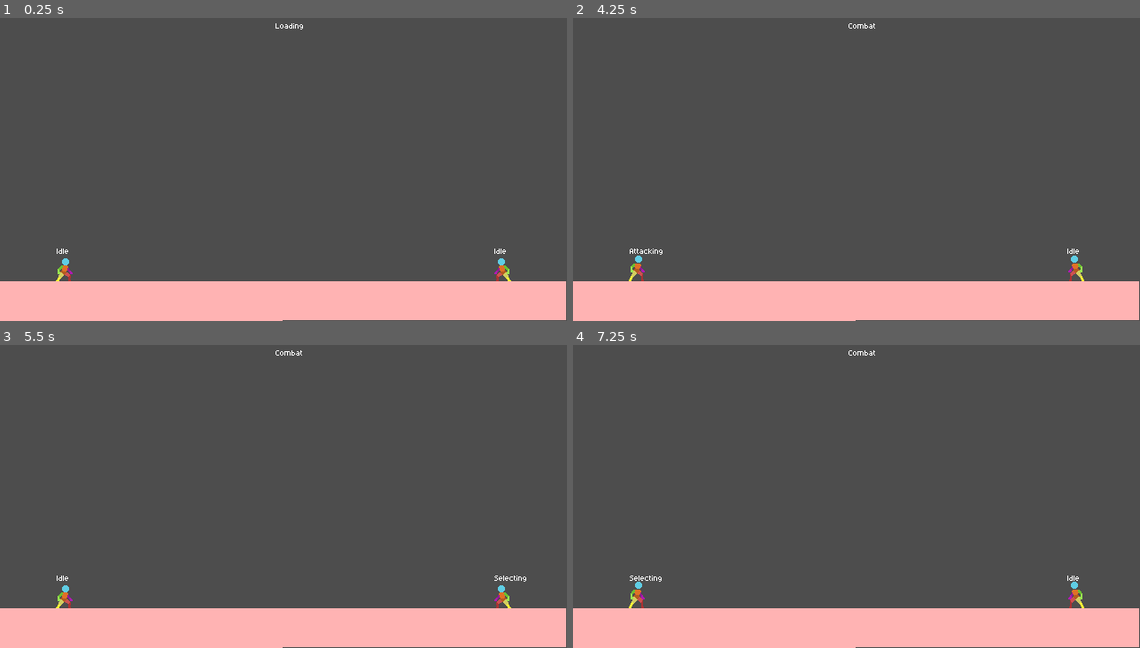
Above: before the commit, frames 1-4 (two rows, left to right).
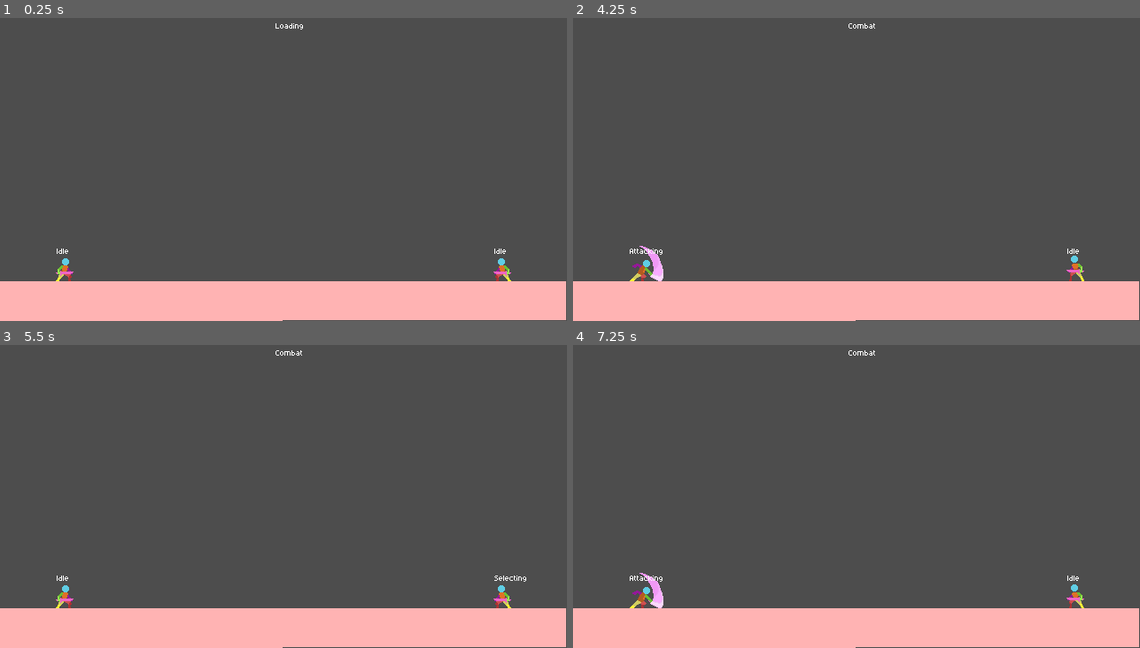
Above: after the commit, the same moments.

Repository: MasonHall9987/TTYD
Game: Godot game, scene res://scenes/combat/stage/stage.tscn
Same seed, same stepped clock (60 frames per second), same inputs: the game is played once before the commit and once after it. The project has no main scene, so this scene is started directly.
Inputs (mouse positions are in pixels of both pictures, inside the frame that each line leads up to):
- Up to frame 1 (0.25 s): no input
- Up to frame 2 (4.25 s): tap Enter at 0.5 s; move the mouse to (981, 145) at 0.52 s; hold D 0.53-1.28 s; tap Shift at 0.6 s; click (981, 145) at 0.67 s; tap Space at 0.77, 1.52, 3.02, 3.77 s; move the mouse to (743, 178) at 1.27 s; hold S 1.28-2.03 s; tap J at 1.35 s; move the mouse to (913, 90) at 2.02 s; hold D 2.03-2.78 s; tap L at 2.1 s; move the mouse to (828, 227) at 2.77 s; hold W 2.78-3.53 s; tap I at 2.85 s; click (828, 227) at 2.92 s; move the mouse to (1026, 208) at 3.52 s; hold A from 3.53 s (still down); tap K at 3.6 s
- Up to frame 3 (5.5 s): move the mouse to (113, 441) at 4.27 s; tap Q at 4.35 s; tap Space at 4.52 s; move the mouse to (311, 490) at 5.02 s; release A at 5.03 s; hold S from 5.03 s (still down); tap E at 5.1 s; click (311, 490) at 5.17 s
- Up to frame 4 (7.25 s): move the mouse to (771, 408) at 5.77 s; release S at 5.78 s; hold D 5.78-6.53 s; tap U at 5.85 s; tap Space at 6.02, 6.77 s; move the mouse to (981, 472) at 6.52 s; hold W from 6.53 s (still down); tap O at 6.6 s

The runs differ from the first frame. In frame 1, less than 0.1% of the frame differs, in the area x 9-91%, y 83-86%; in frame 2, 0.4%; in frame 3, less than 0.1%; in frame 4, 0.5%, in the area x 9-91%, y 75-87%.

Commit message:
Add attacking animation and play logic to battler; update idle state to await animation completion

Diff:
--- a/scenes/combat/battlers/attacking.gd
+++ b/scenes/combat/battlers/attacking.gd
@@ -4,6 +4,6 @@
 # Called when the node enters the scene tree for the first time.
 @warning_ignore("unused_parameter")
 func enter(previous_state_path: String, data := {}) -> void:
-	await delay(1.0)
+	await battler.play_animation("attacking")
 	battler.finished_attacking.emit()
 	finished.emit(IDLE, {})
--- a/scenes/combat/battlers/battler.tscn
+++ b/scenes/combat/battlers/battler.tscn
@@ -1,10 +1,12 @@
-[gd_scene load_steps=14 format=3 uid="uid://x35o1i6nqkpq"]
+[gd_scene load_steps=17 format=3 uid="uid://x35o1i6nqkpq"]
 
 [ext_resource type="Script" uid="uid://cn11fey64tfqw" path="res://scripts/combat/battler/battler.gd" id="1_o257m"]
 [ext_resource type="Texture2D" uid="uid://uxcd0f8ng60o" path="res://assets/visual/characters/2D-Pixel-Art-Character-Template/Idle/player_idle.png" id="2_6ul23"]
 [ext_resource type="Resource" uid="uid://c4gehjotk1t4g" path="res://resources/combat/battler.tres" id="2_mwk58"]
 [ext_resource type="Script" uid="uid://blj0qpfjdcneh" path="res://scripts/combat/battler/states/battler_state.gd" id="4_11srk"]
+[ext_resource type="Texture2D" uid="uid://c3o68anwh0q6n" path="res://assets/visual/characters/2D-Pixel-Art-Character-Template/Sword Idle/Player Sword Idle 48x48.png" id="4_bbm73"]
 [ext_resource type="PackedScene" uid="uid://b12b5hj5534k2" path="res://scenes/state_machine.tscn" id="4_c1480"]
+[ext_resource type="Texture2D" uid="uid://v38tq1yym5bc" path="res://assets/visual/characters/2D-Pixel-Art-Character-Template/Sword Attack/player sword atk 64x64.png" id="4_trby3"]
 [ext_resource type="Script" uid="uid://cx5jdq3eej26w" path="res://scripts/combat/battler/states/idle.gd" id="5_c1480"]
 [ext_resource type="PackedScene" uid="uid://dhcpl46y7syx7" path="res://scenes/sate-label.tscn" id="5_mwk58"]
 [ext_resource type="Script" uid="uid://udtdfjo631b7" path="res://scenes/combat/battlers/selecting.gd" id="6_2cboi"]
@@ -35,6 +37,30 @@
 "transitions": PackedFloat32Array(1),
 "update": 0,
 "values": [1.0]
+}
+tracks/2/type = "value"
+tracks/2/imported = false
+tracks/2/enabled = true
+tracks/2/path = NodePath("Sprite2D:texture")
+tracks/2/interp = 1
+tracks/2/loop_wrap = true
+tracks/2/keys = {
+"times": PackedFloat32Array(0),
+"transitions": PackedFloat32Array(1),
+"update": 1,
+"values": [ExtResource("2_6ul23")]
+}
+tracks/3/type = "value"
+tracks/3/imported = false
+tracks/3/enabled = true
+tracks/3/path = NodePath("Sprite2D:hframes")
+tracks/3/interp = 1
+tracks/3/loop_wrap = true
+tracks/3/keys = {
+"times": PackedFloat32Array(0),
+"transitions": PackedFloat32Array(1),
+"update": 1,
+"values": [10]
 }
 
 [sub_resource type="Animation" id="Animation_o257m"]
@@ -65,10 +91,87 @@
 "update": 0,
 "values": [0.5]
 }
+tracks/2/type = "value"
+tracks/2/imported = false
+tracks/2/enabled = true
+tracks/2/path = NodePath("Sprite2D:texture")
+tracks/2/interp = 1
+tracks/2/loop_wrap = true
+tracks/2/keys = {
+"times": PackedFloat32Array(0),
+"transitions": PackedFloat32Array(1),
+"update": 1,
+"values": [ExtResource("4_bbm73")]
+}
+tracks/3/type = "value"
+tracks/3/imported = false
+tracks/3/enabled = true
+tracks/3/path = NodePath("Sprite2D:hframes")
+tracks/3/interp = 1
+tracks/3/loop_wrap = true
+tracks/3/keys = {
+"times": PackedFloat32Array(0),
+"transitions": PackedFloat32Array(1),
+"update": 1,
+"values": [10]
+}
+
+[sub_resource type="Animation" id="Animation_5ge5b"]
+resource_name = "attacking"
+length = 0.25
+tracks/0/type = "value"
+tracks/0/imported = false
+tracks/0/enabled = true
+tracks/0/path = NodePath("Sprite2D:texture")
+tracks/0/interp = 1
+tracks/0/loop_wrap = true
+tracks/0/keys = {
+"times": PackedFloat32Array(0),
+"transitions": PackedFloat32Array(1),
+"update": 1,
+"values": [ExtResource("4_trby3")]
+}
+tracks/1/type = "value"
+tracks/1/imported = false
+tracks/1/enabled = true
+tracks/1/path = NodePath("Sprite2D:frame")
+tracks/1/interp = 1
+tracks/1/loop_wrap = true
+tracks/1/keys = {
+"times": PackedFloat32Array(0, 0.033333335, 0.06666667, 0.10000001, 0.13333334, 0.23333333),
+"transitions": PackedFloat32Array(1, 1, 1, 1, 1, 1),
+"update": 1,
+"values": [0, 1, 2, 3, 4, 5]
+}
+tracks/2/type = "value"
+tracks/2/imported = false
+tracks/2/enabled = true
+tracks/2/path = NodePath("Sprite2D:hframes")
+tracks/2/interp = 1
+tracks/2/loop_wrap = true
+tracks/2/keys = {
+"times": PackedFloat32Array(0),
+"transitions": PackedFloat32Array(1),
+"update": 1,
+"values": [6]
+}
+tracks/3/type = "value"
+tracks/3/imported = false
+tracks/3/enabled = true
+tracks/3/path = NodePath("AnimationPlayer:speed_scale")
+tracks/3/interp = 1
+tracks/3/loop_wrap = true
+tracks/3/keys = {
+"times": PackedFloat32Array(0),
+"transitions": PackedFloat32Array(1),
+"update": 0,
+"values": [0.5]
+}
 
 [sub_resource type="AnimationLibrary" id="AnimationLibrary_yroi3"]
 _data = {
 &"RESET": SubResource("Animation_11srk"),
+&"attacking": SubResource("Animation_5ge5b"),
 &"idle": SubResource("Animation_o257m")
 }
 
--- a/scripts/combat/battler/battler.gd
+++ b/scripts/combat/battler/battler.gd
@@ -62,3 +62,9 @@
 
 
 	return base_val
+
+# --- Animation ---
+
+func play_animation(animation_name: String) -> void:
+	animation_player.play(animation_name)
+	await animation_player.animation_finished
--- a/scripts/combat/battler/states/idle.gd
+++ b/scripts/combat/battler/states/idle.gd
@@ -3,6 +3,8 @@
 @warning_ignore("unused_parameter")
 func enter(previous_state_path: String, data := {}) -> void:
 	battler.animation_player.play("idle")
+	await battler.animation_player.animation_finished
+	pass
 
 
 # We know that the stage needs to see who attacks first
